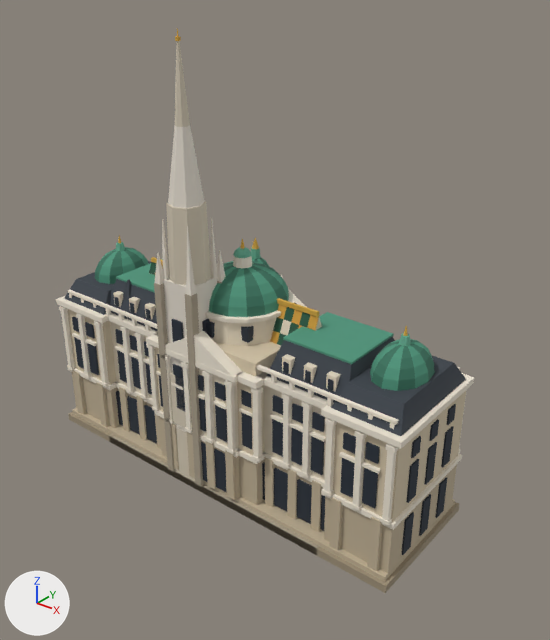
What one commit did to the glTF model public/models/landmarks/vienna_landmarks.glb.
One viewpoint serves both versions: a 50 mm lens placed at (12.17, -13.88, 13.55), pointed at (0.99, 0.1, 4.88). The axes (+X, +Y, +Z) are drawn at lower left. The lights are the same throughout. The older version comes first.

The older version as bpy lines, for what is in view:
```python
me_hofburg_palace_mesh = bpy.data.meshes.new('HOFBURG_PALACE_Mesh')
me_hofburg_palace_mesh.from_pydata(...)  # 3140 vertices, 4892 faces; spans x -5.89..5.89, y -1.93..1.93, z 0.0..6.92
me_hofburg_palace_mesh.materials.append(mat_vienna_architecture)
me_st_stephens_cathedral_mesh = bpy.data.meshes.new('ST_STEPHENS_CATHEDRAL_Mesh')
me_st_stephens_cathedral_mesh.from_pydata(...)  # 1366 vertices, 2244 faces; spans x -3.9..3.9, y -1.93..1.9, z 0.0..12.0
me_st_stephens_cathedral_mesh.materials.append(mat_vienna_architecture)
ob_hofburg_palace = bpy.data.objects.new('HOFBURG_PALACE', me_hofburg_palace_mesh)
ob_hofburg_palace.location = (0.0, 0.0, 0.0)
ob_st_stephens_cathedral = bpy.data.objects.new('ST_STEPHENS_CATHEDRAL', me_st_stephens_cathedral_mesh)
ob_st_stephens_cathedral.location = (0.0, 0.0, 0.0)
```
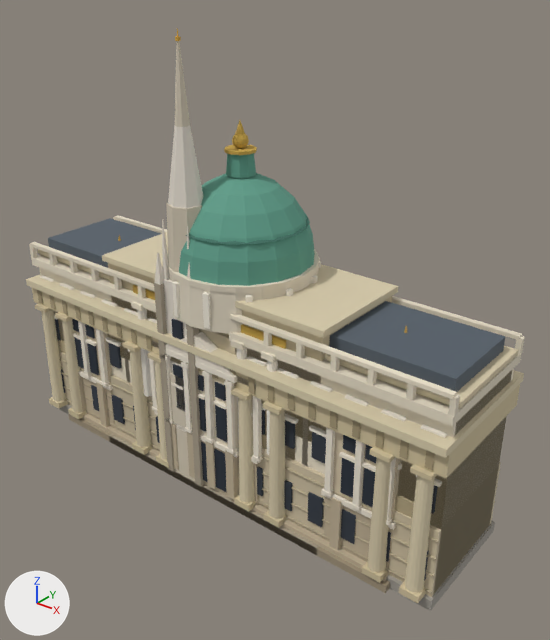
Location of each change, [x1, y1, x2, y2] in pixels of the pictures (550 x 640 px):
'MICHAELERTRAKT', added
    after: [29, 121, 525, 597]
'BURGTOR', added (beige)
    after: [26, 232, 524, 611]
'HOFBURG_PALACE', unchanged, covered by the edit
    before: [56, 236, 475, 593]
    after: [68, 236, 407, 593]

What changed in the scene script:
```text
Add me_michaelertrakt_mesh:
    me_michaelertrakt_mesh.from_pydata(...)  # 2595 vertices, 4292 faces; spans x -6.97..6.97, y -2.0..2.0, z 0.0..9.93
    me_michaelertrakt_mesh.materials.append(mat_vienna_architecture)
Add me_burgtor_mesh:
    me_burgtor_mesh.from_pydata(...)  # 1554 vertices, 2608 faces; spans x -7.0..7.0, y -1.95..1.95, z 0.0..6.92
    me_burgtor_mesh.materials.append(mat_vienna_architecture)
Add ob_michaelertrakt:
    ob_michaelertrakt = bpy.data.objects.new('MICHAELERTRAKT', me_michaelertrakt_mesh)
    ob_michaelertrakt.location = (0.0, 0.0, 0.0)
Add ob_burgtor:
    ob_burgtor = bpy.data.objects.new('BURGTOR', me_burgtor_mesh)
    ob_burgtor.location = (0.0, 0.0, 0.0)
```
